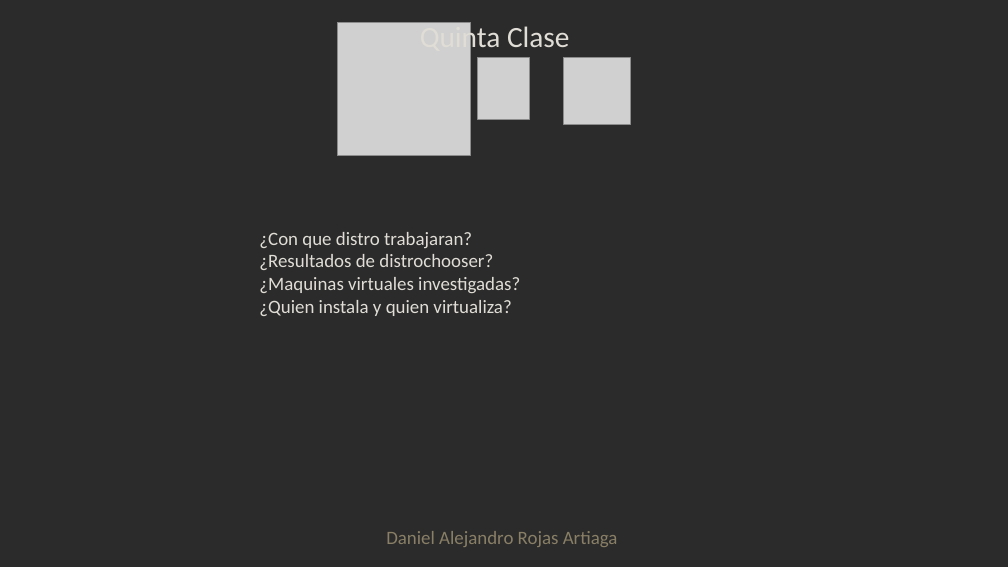
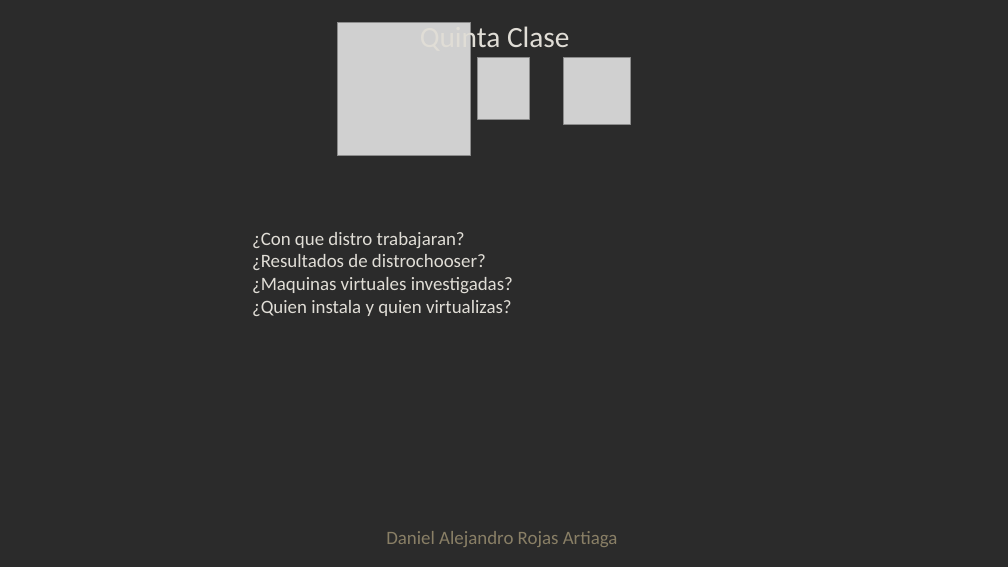
Before and after one commit to l20j45/Leonardo, a slide deck: slide 3 of Clases/Clase 5/Clase 5.pptx. Drawn at 1008x567 pixels with LibreOffice and Linux fonts; fonts in the diff are those of the drawing; grey boxes stand for pictures; background and template pictures are left out; a plain dark background stands for a picture behind light text. Boxes give left, top, right and bottom in pixels: in the first picture for what was removed or moved away, otherwise in the second. Text is boxed around its words. In the diff, an @@ line names an element or a change of style, - is before the commit and + after.

```diff
--- a/Clases/Clase 5/Clase 5.pptx
+++ b/Clases/Clase 5/Clase 5.pptx
@@ text "¿Con que distro trabajaran?": place and size @@
-text "¿Con que distro trabajaran?" at box(259, 232, 520, 316)
+text "¿Con que distro trabajaran?" at box(252, 232, 513, 316)
@@ text at box(252, 300, 512, 316): text changed @@
-¿Quien instala y quien virtualiza?
+¿Quien instala y quien virtualizas?
```
Also in this commit, not shown: 3 other files.
